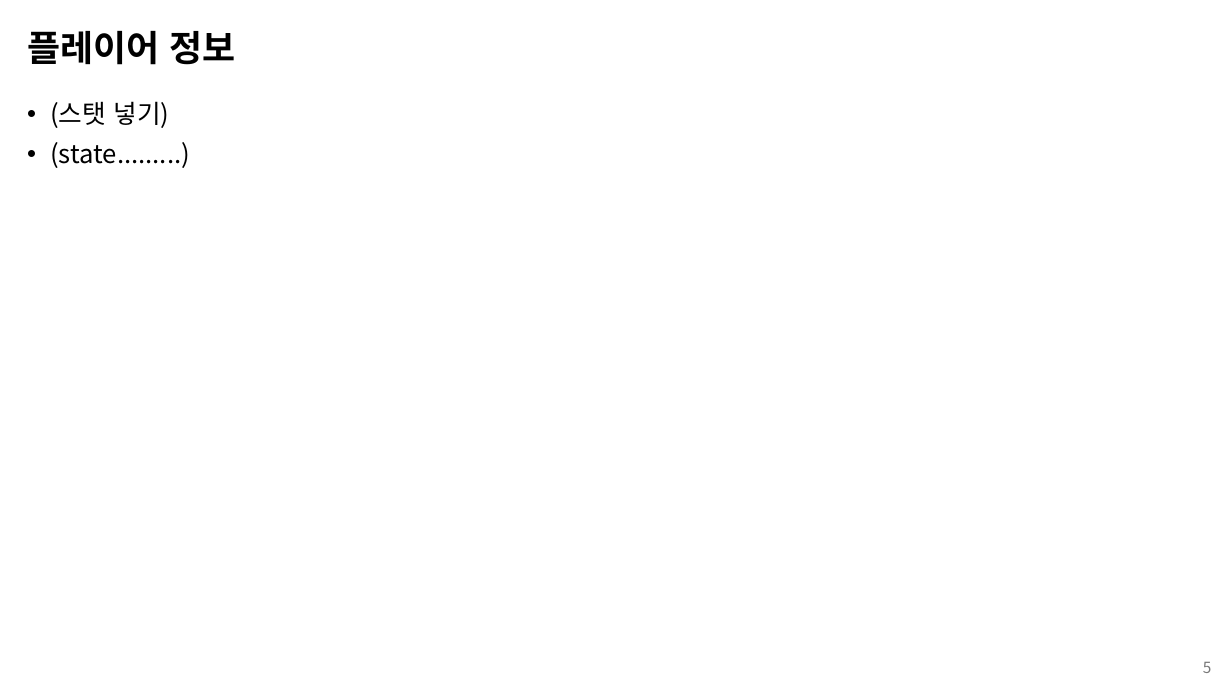
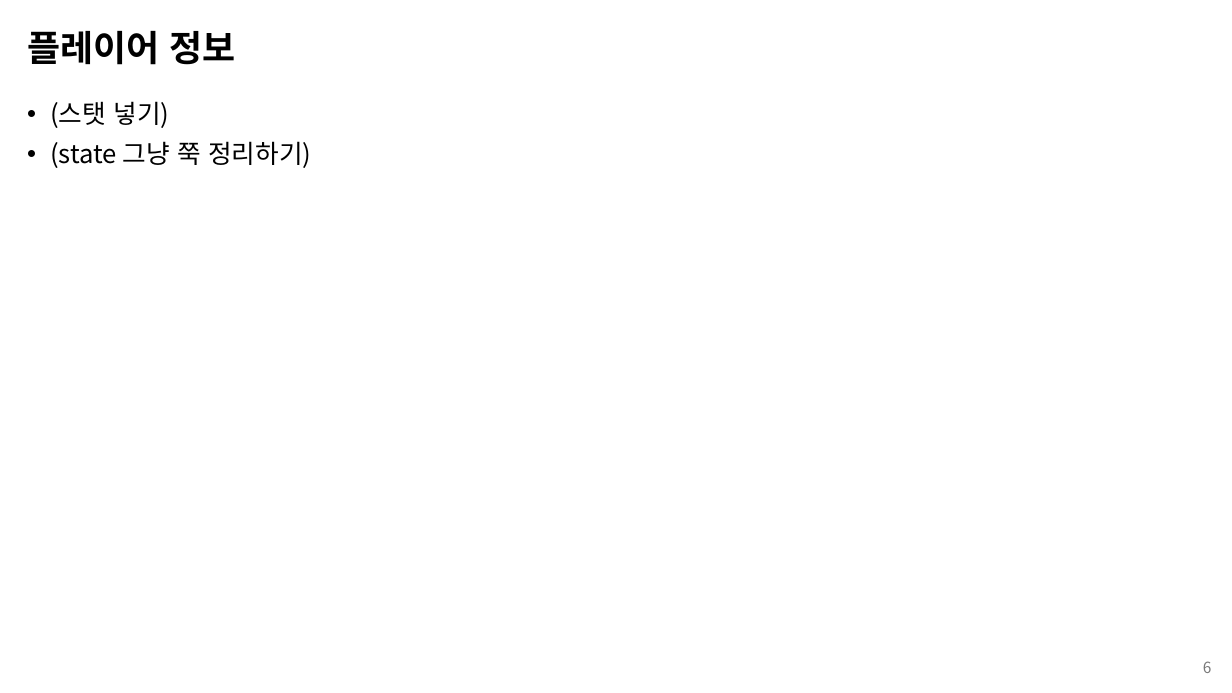
Before and after one commit to kimi5231/B1A2_project, a slide deck: slide 6 of 기획/SPACE ROBBER_기획서.pptx (slide 5 before the commit). Drawn at 1232x693 pixels with LibreOffice and Linux fonts; fonts in the diff are those of the drawing. Boxes give left, top, right and bottom in pixels: in the first picture for what was removed or moved away, otherwise in the second. Text is boxed around its words. In the diff, an @@ line names an element or a change of style, - is before the commit and + after.

```diff
--- a/기획/SPACE ROBBER_기획서.pptx
+++ b/기획/SPACE ROBBER_기획서.pptx
@@ text at (x1=50, y1=141, x2=311, y2=168): text changed @@
-• (state.........)
+• (state 그냥 쭉 정리하기)
@@ page number at (x1=1203, y1=661, x2=1212, y2=673): text changed @@
-5
+6
```
Also in this commit, not shown: 2 other slides changed, 1 slide added.
